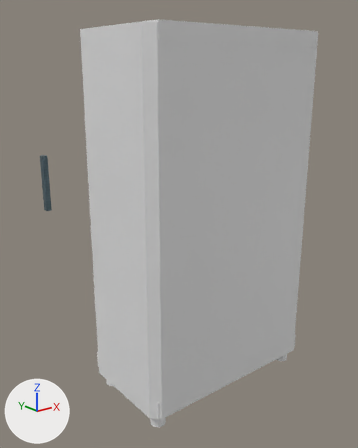
Renders of the glTF model assets/equipment/spares_cabinet.glb from each side of a commit.
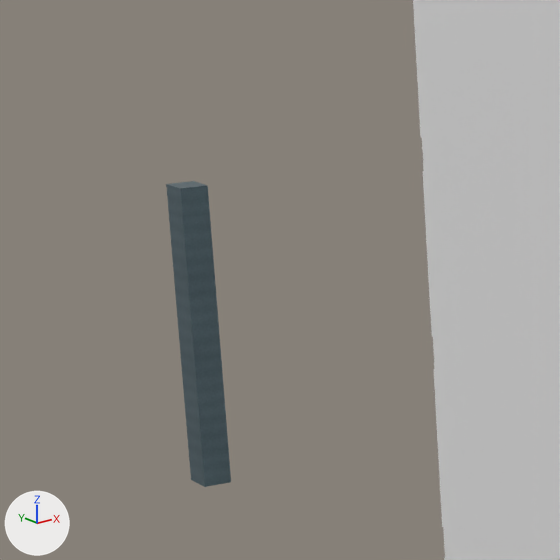
The first picture shows the older version from a 50 mm camera at (-1.775, -2.007, 1.782) aimed at (-0.037, 0.165, 0.913). The close-ups show the older and then the newer version on the part from 3% to 31% of the width and 27% to 50% of the height of that picture. Only the edits that show in the close-ups are written down. Arrows for +X, +Y and +Z are at lower left; the lights stay in place. Where no turn or scale is listed for an object, it has been applied to the vertices.

In view in the first close-up: 'Door_Hinge__trim', 'static__shell' and 1 more.
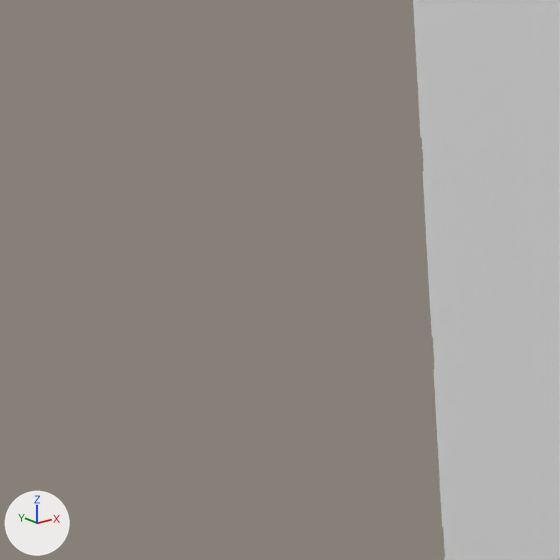
Pixel boxes [x1, y1, x2, y2] of what changed, in the close-ups (560 x 560 px):
'Door_Hinge__trim', deleted (cyan): before [166, 181, 231, 487]

What changed in the scene script:
```text
Remove ob_door_hinge__trim:
    ob_door_hinge__trim = bpy.data.objects.new('Door_Hinge__trim', me_door_hinge__trim)
    ob_door_hinge__trim.location = (0.0, 0.0, 0.0)
```
